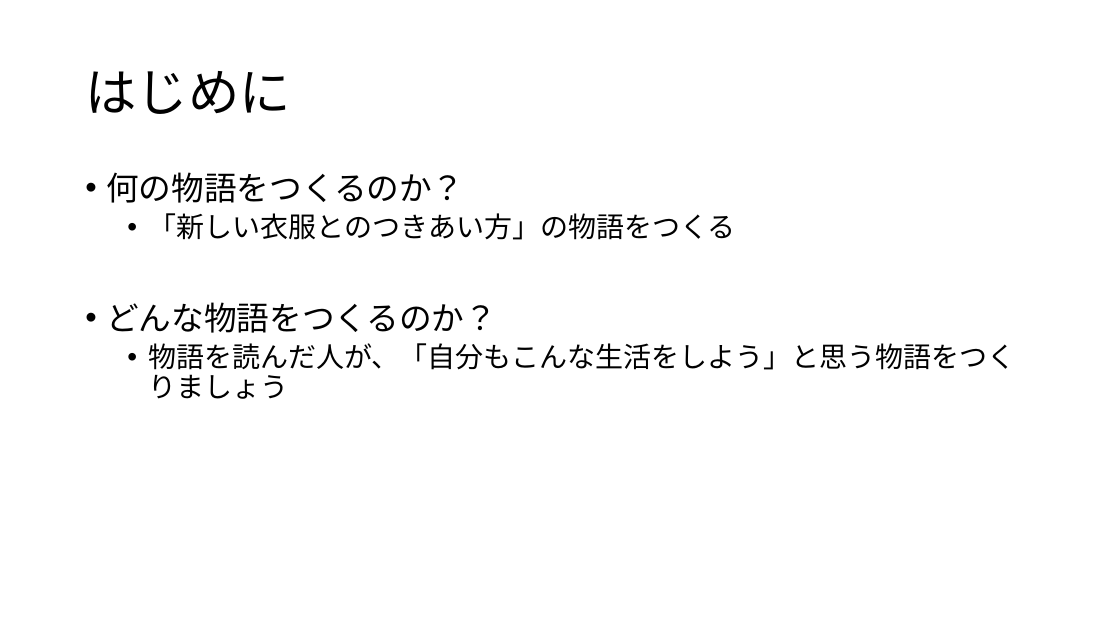
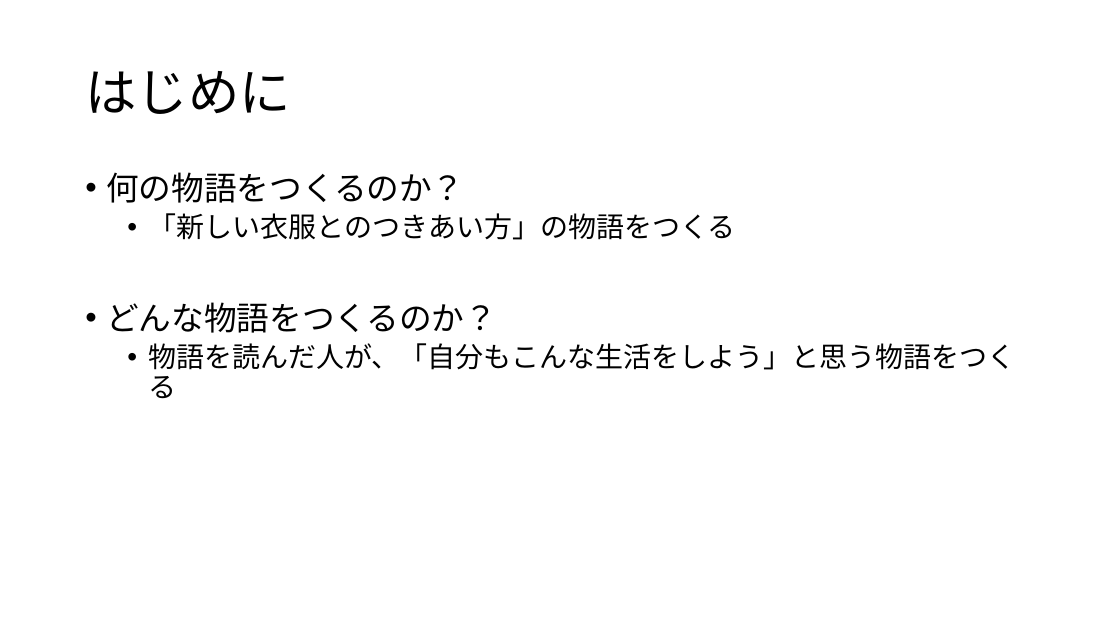
Before and after one commit to oyamadashin/remote, a slide deck: slide 2 of ゲーミングに使うあれこれ/プレイヤーへの指示/E2_物語のつくり方.pptx. Drawn at 1120x630 pixels with LibreOffice and Linux fonts; fonts in the diff are those of the drawing. Boxes give left, top, right and bottom in pixels: in the first picture for what was removed or moved away, otherwise in the second. Text is boxed around its words. In the diff, an @@ line names an element or a change of style, - is before the commit and + after.

```diff
--- a/ゲーミングに使うあれこれ/プレイヤーへの指示/E2_物語のつくり方.pptx
+++ b/ゲーミングに使うあれこれ/プレイヤーへの指示/E2_物語のつくり方.pptx
@@ text at bbox=[148, 343, 1015, 399]: text changed @@
-  • 物語を読んだ人が、「自分もこんな生活をしよう」と思う物語をつくりましょう
+  • 物語を読んだ人が、「自分もこんな生活をしよう」と思う物語をつくる
```
Also in this commit, not shown: 10 other slides changed, 1 slide added, 6 other files.
